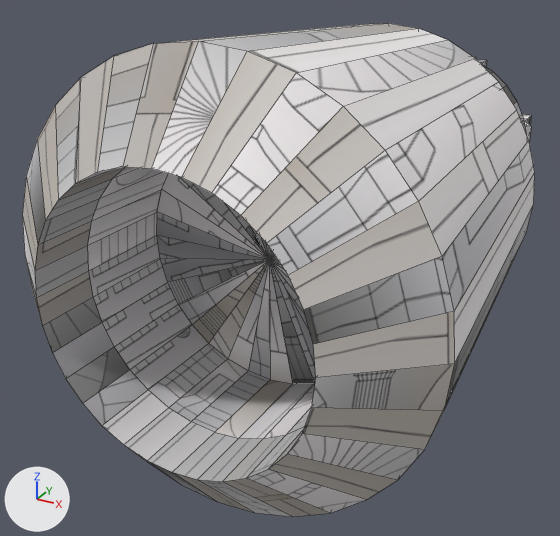
The OBJ model models/item/ntool.obj as it was, and as the next commit left it.
Camera for both pictures: a 50 mm camera at (0.842, -1.335, 0.691) aimed at (0.397, -0.525, 0.286). Arrows for +X, +Y and +Z are at lower left; the lights stay in place. Mesh edges are drawn as thin lines. Where no turn or scale is listed for an object, it has been applied to the vertices. Vertices at the same position are counted once.

Objects in the first picture: 'Cylinder_Cylinder.001'.
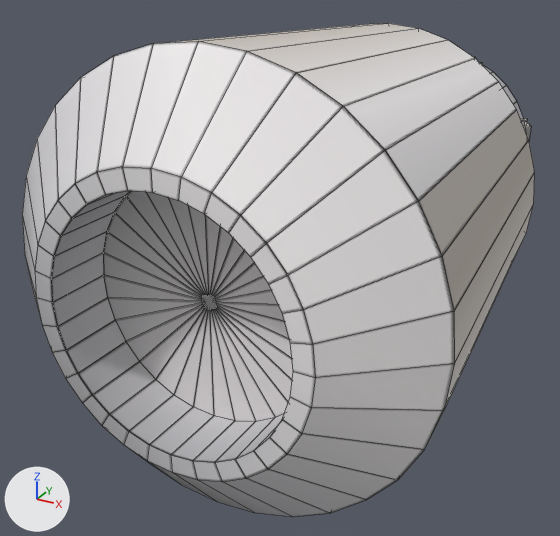
Commit message: wd
wd

What differs and where, as boxes (x1, y1, x2, y2) in the pictures (560 x 536 px; the box of a moved part takes in the faces that stretch with it):
part 1 of me_cylinder_cylinder_001, moved or reshaped
    before: (474, 57, 531, 140)
    after: (474, 57, 531, 139)
part 2 of me_cylinder_cylinder_001, moved or reshaped
    both: (35, 167, 316, 482)
part 3 of me_cylinder_cylinder_001, surface changed (grey to white)
    both: (22, 23, 535, 517)

Patch to the scene script:
```diff
--- a/models/item/ntool.obj.py
+++ b/models/item/ntool.obj.py
@@ me_cylinder_cylinder_001 @@
 # used by ob_cylinder_cylinder_001; location = (0.0, 0.0, 0.0)
-me_cylinder_cylinder_001.from_pydata(...)  # 824 vertices, 788 faces; spans x 0.252..0.708, y -0.88..0.016, z 0.152..0.608
+me_cylinder_cylinder_001.from_pydata(...)  # 770 vertices, 731 faces; spans x 0.252..0.708, y -0.88..0.0, z 0.152..0.608
+# me_cylinder_cylinder_001 part 1: 55 vertices moved from x 0.409..0.551, y -0.136..-0.048, z 0.314..0.451 to x 0.409..0.551, y -0.151..-0.049, z 0.314..0.451; 160 vertices removed from x 0.361..0.599, y -0.14..0.016, z 0.261..0.499; 106 vertices added at x 0.361..0.599, y -0.151..-0.017, z 0.261..0.499
+# me_cylinder_cylinder_001 part 2: 65 vertices moved from x 0.337..0.623, y -0.81..-0.699, z 0.237..0.523 to x 0.357..0.603, y -0.88..-0.81, z 0.257..0.503
+# me_cylinder_cylinder_001 part 3: 592 kept faces spanning x 0.252..0.708, y -0.88..-0.009, z 0.152..0.608 get new texture (UV) coordinates
 me_cylinder_cylinder_001.materials.append(mat_none)
```
